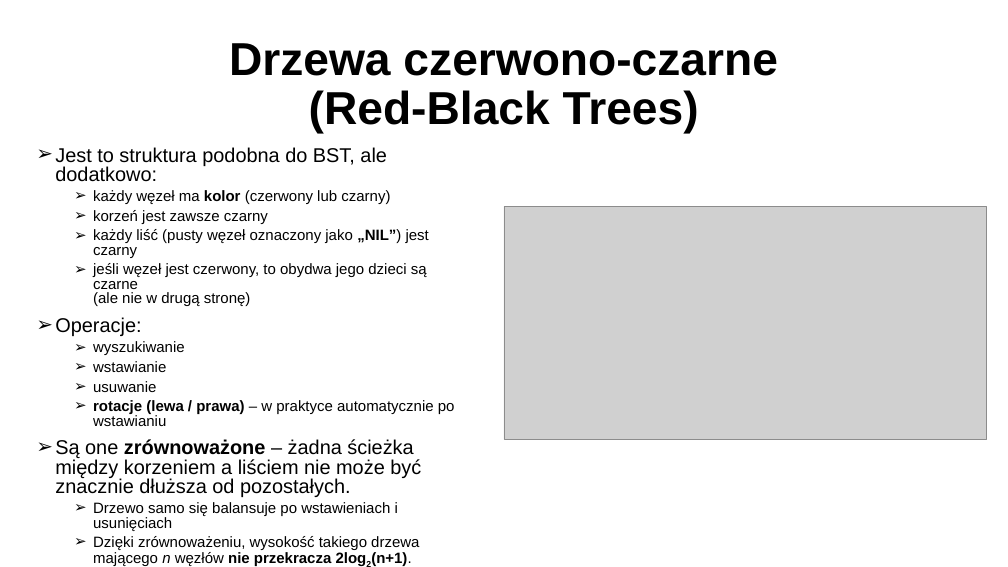
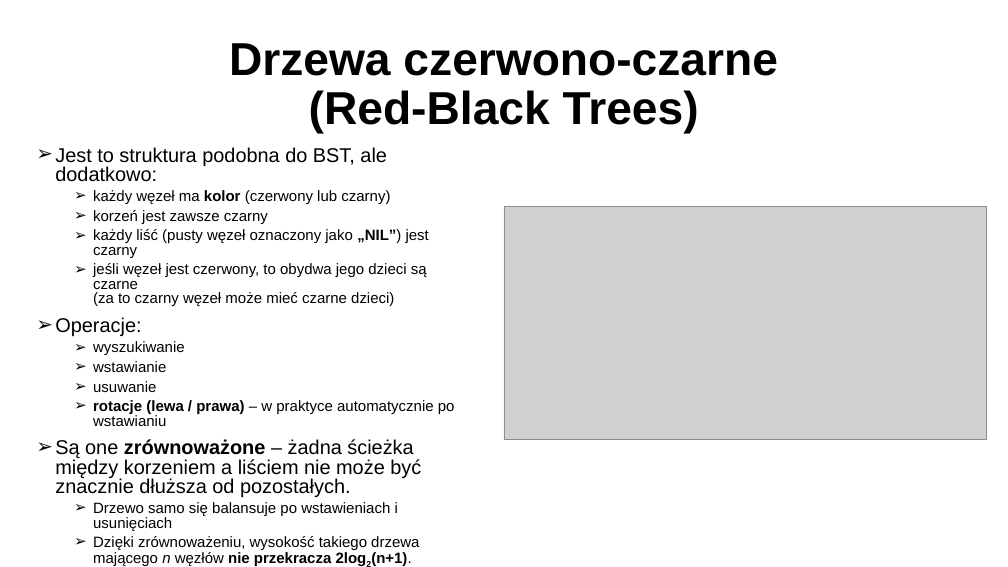
Before and after one commit to ktomczyk1/jpwp, a slide deck: slide 28 of ZSD/Prezentacja.pptx (slide 27 before the commit). Drawn at 1008x567 pixels with LibreOffice and Linux fonts; fonts in the diff are those of the drawing; grey boxes stand for pictures. Boxes give left, top, right and bottom in pixels: in the first picture for what was removed or moved away, otherwise in the second. Text is boxed around its words. In the diff, an @@ line names an element or a change of style, - is before the commit and + after.

```diff
--- a/ZSD/Prezentacja.pptx
+++ b/ZSD/Prezentacja.pptx
@@ text at <box>93,263,427,306</box>: text changed @@
-  ➢ jeśli węzeł jest czerwony, to obydwa jego dzieci są czarne
-    (ale nie w drugą stronę)
+  ➢ jeśli węzeł jest czerwony, to obydwa jego dzieci są czarne
+    (za to czarny węzeł może mieć czarne dzieci)
```
Also in this commit, not shown: 5 other slides changed, 1 slide added, 5 other files.
